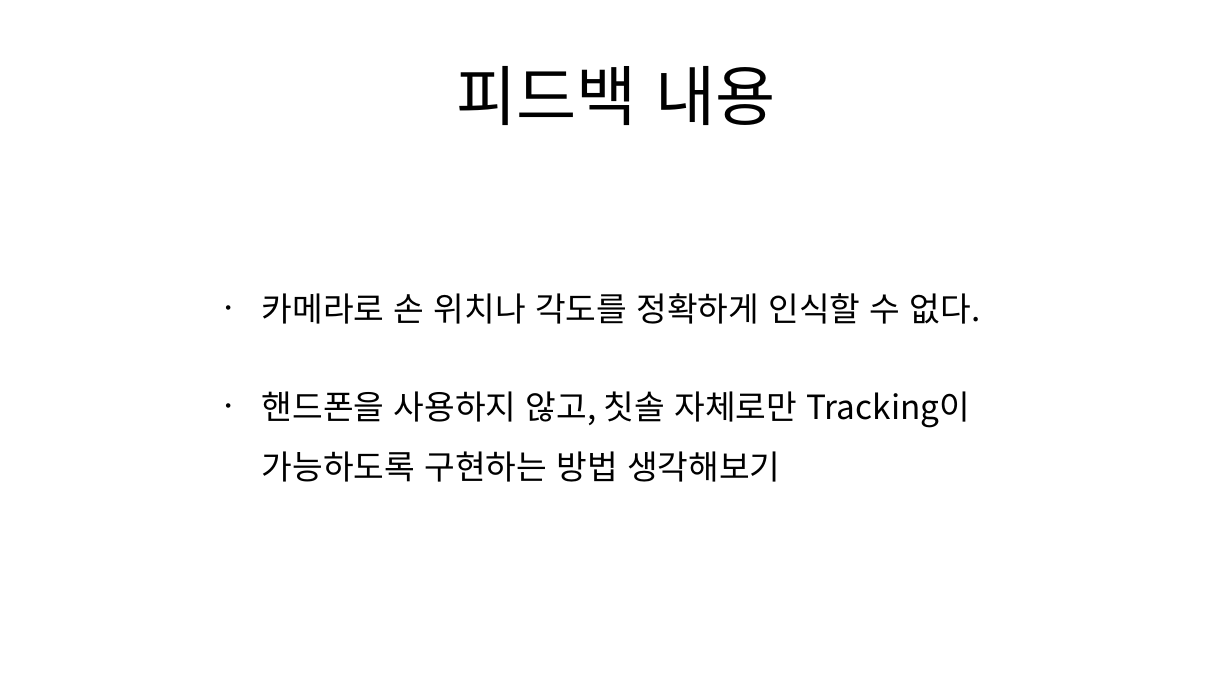
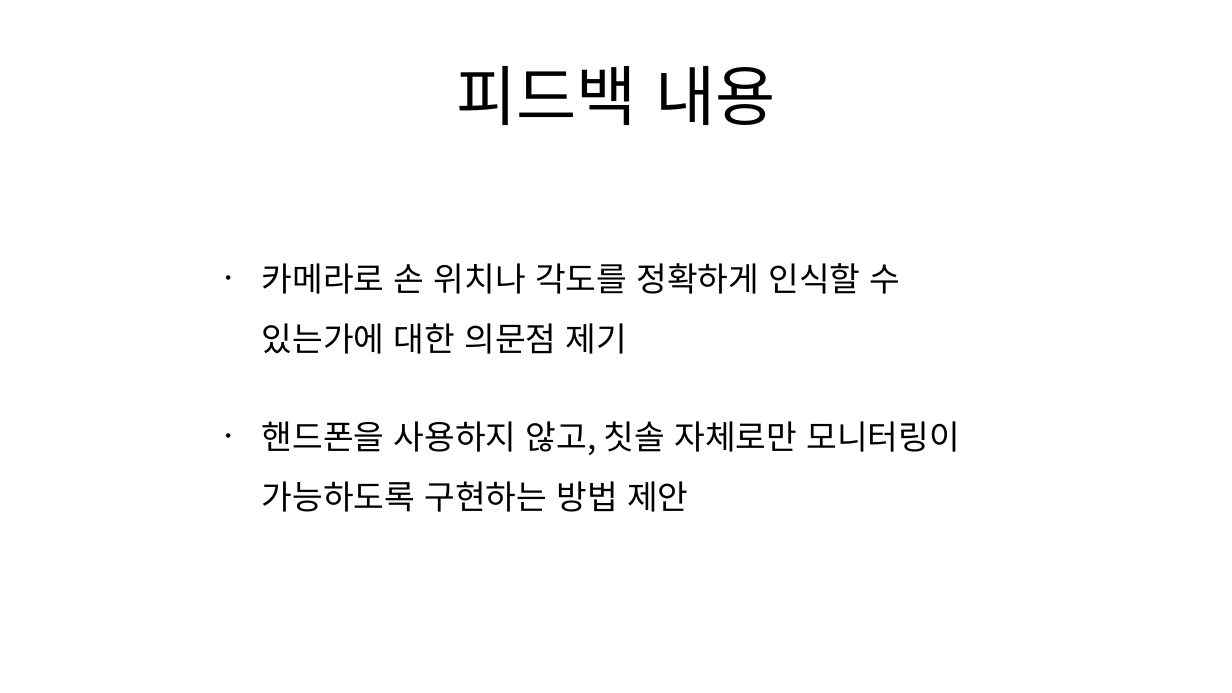
Before and after one commit to Team-Achi/Docs, a slide deck: slide 6 of 캡스톤디자인_5주차 발표자료_5조.pptx. Drawn at 1232x693 pixels with LibreOffice and Linux fonts; fonts in the diff are those of the drawing. Boxes give left, top, right and bottom in pixels: in the first picture for what was removed or moved away, otherwise in the second. Text is boxed around its words. In the diff, an @@ line names an element or a change of style, - is before the commit and + after.

```diff
--- a/캡스톤디자인_5주차 발표자료_5조.pptx
+++ b/캡스톤디자인_5주차 발표자료_5조.pptx
@@ text at (x1=262, y1=263, x2=960, y2=512): text changed @@
-• 카메라로 손 위치나 각도를 정확하게 인식할 수 없다.
-• 핸드폰을 사용하지 않고, 칫솔 자체로만 Tracking이 가능하도록 구현하는 방법 생각해보기
+• 카메라로 손 위치나 각도를 정확하게 인식할 수 있는가에 대한 의문점 제기
+• 핸드폰을 사용하지 않고, 칫솔 자체로만 모니터링이 가능하도록 구현하는 방법 제안
```
Also in this commit, not shown: 6 other slides changed.
